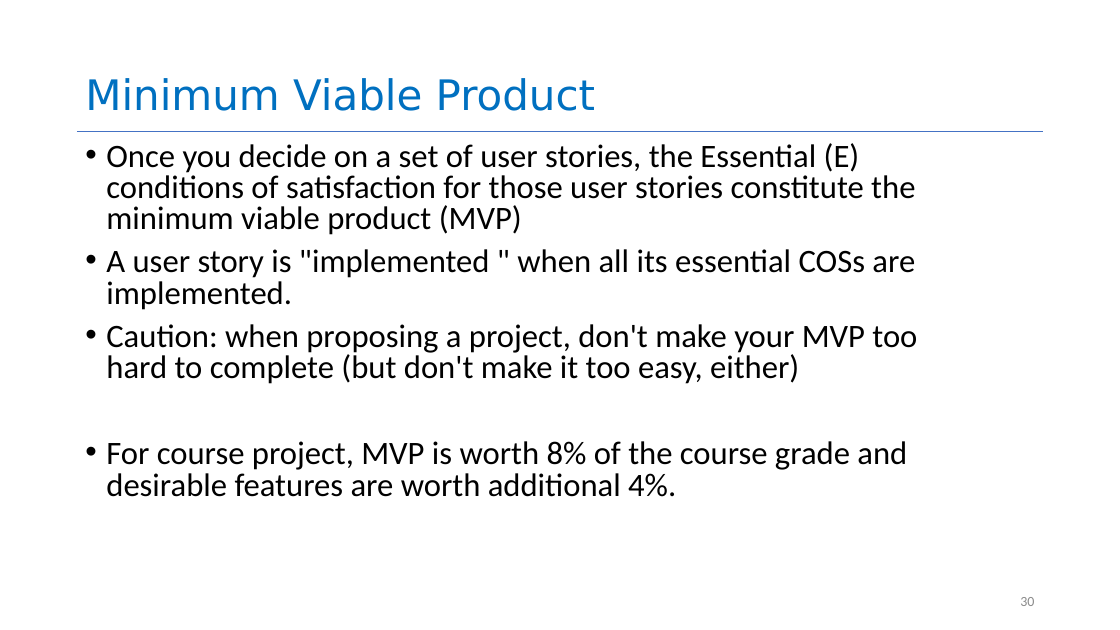
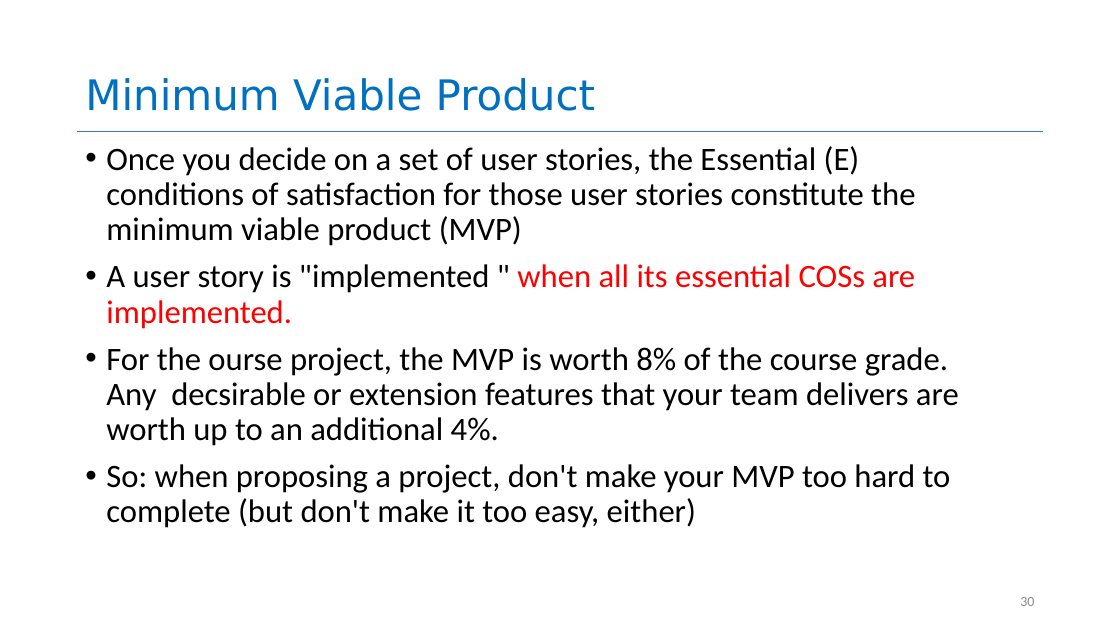
Before and after one commit to neu-se/CS4530-Fall-2026, a slide deck: slide 30 of Slides/Module 01.2 User Stories.pptx. Drawn at 1120x630 pixels with LibreOffice and Linux fonts; fonts in the diff are those of the drawing. Boxes give left, top, right and bottom in pixels: in the first picture for what was removed or moved away, otherwise in the second. Text is boxed around its words. In the diff, an @@ line names an element or a change of style, - is before the commit and + after.

```diff
--- a/Slides/Module 01.2 User Stories.pptx
+++ b/Slides/Module 01.2 User Stories.pptx
@@ text at (106,146,915,329): text colour #000000 to #FF0000 in "when all its essential COSs are implemented."; line spacing 0.8 to 0.9 @@
@@ text at (106,347,959,528): text changed @@
-• Caution: when proposing a project, don't make your MVP too hard to complete (but don't make it too easy, either)
-• For course project, MVP is worth 8% of the course grade and desirable features are worth additional 4%.
+• For the ourse project, the MVP is worth 8% of the course grade. Any decsirable or extension features that your team delivers are worth up to an additional 4%.
+• So: when proposing a project, don't make your MVP too hard to complete (but don't make it too easy, either)
```
Also in this commit, not shown: 4 other slides changed, 3 other files.
